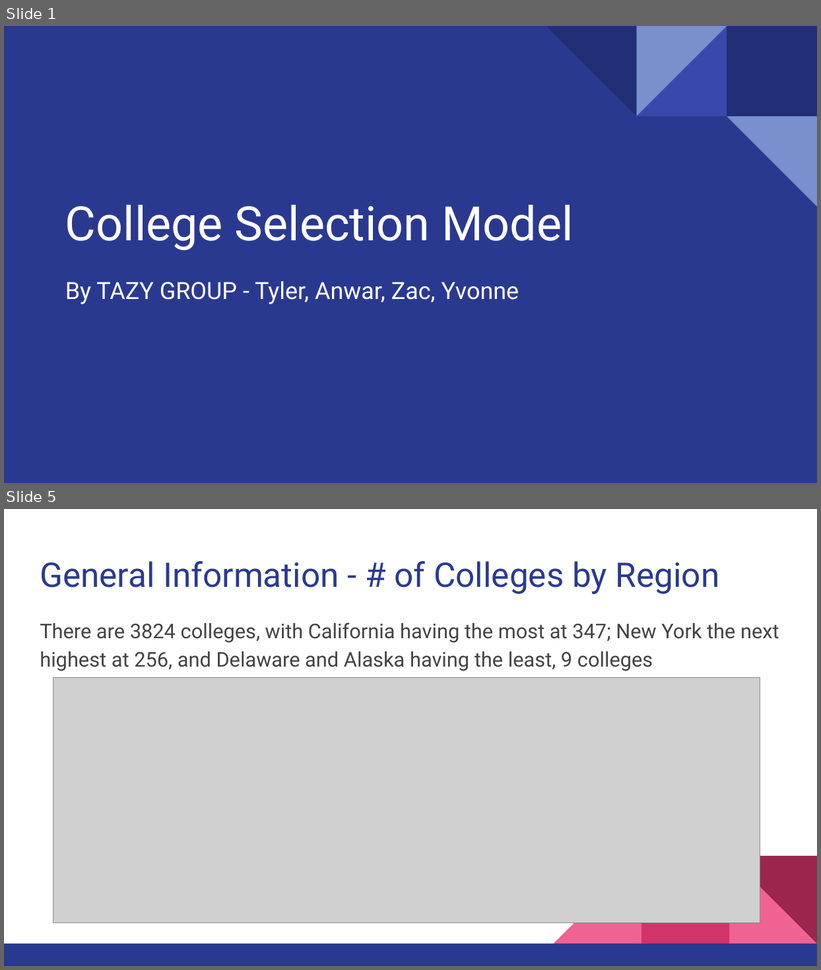
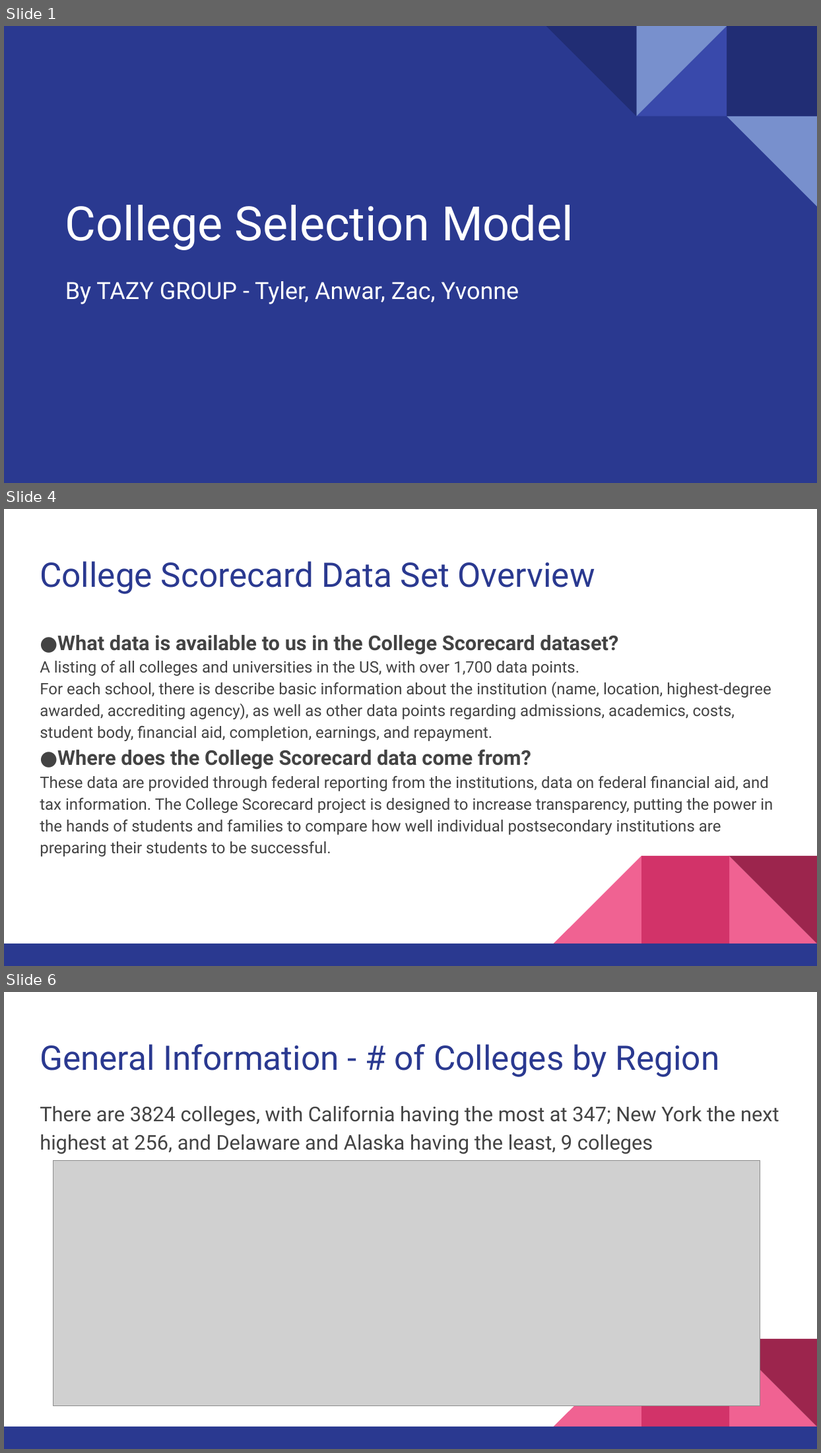
Before and after one commit to brooksrelyt/infm600, a slide deck: College Scorecard Analysis Project/College Selection Model Presentation.pptx. Shown one above the other, each under a label of ours: slides 1 and 5 before the commit, slides 1, 4 and 6 after it; the slides between them are not shown. The pictures are 821x970 and 821x1453 pixels, drawn with LibreOffice and Linux fonts; fonts in the diff are those of the drawing; grey boxes stand for pictures. Boxes give left, top, right and bottom in pixels: in the first picture for what was removed or moved away, otherwise in the second. Text is boxed around its words. In the diff, an @@ line names an element or a change of style, - is before the commit and + after.

```diff
--- a/College Scorecard Analysis Project/College Selection Model Presentation.pptx
+++ b/College Scorecard Analysis Project/College Selection Model Presentation.pptx
@@ slide 4 added at [4,509,817,966], background #FFFFFF; not listed: 5 template elements that a slide beside it also shows @@
@@ title added at [40,561,595,594], 30 pt, text #2A3990 @@
+College Scorecard Data Set Overview
@@ text added at [40,635,773,857], 14 pt, text #434343 @@
+●What data is available to us in the College Scorecard dataset?
+A listing of all colleges and universities in the US, with over 1,700 data points.
+For each school, there is describe basic information about the institution (name, location, highest-degree awarded, accrediting agency), as well as other data points regarding admissions, academics, costs, student body, financial aid, completion, earnings, and repayment.
+●Where does the College Scorecard data come from?
+These data are provided through federal reporting from the institutions, data on federal financial aid, and tax information. The College Scorecard project is designed to increase transparency, putting the power in the hands of students and families to compare how well individual postsecondary institutions are preparing their students to be successful.
@@ what was slide 5 is now slide 6 @@
```
Also in this commit, not shown: 12 slides changed, 4 other slides added, 4 slides removed.
